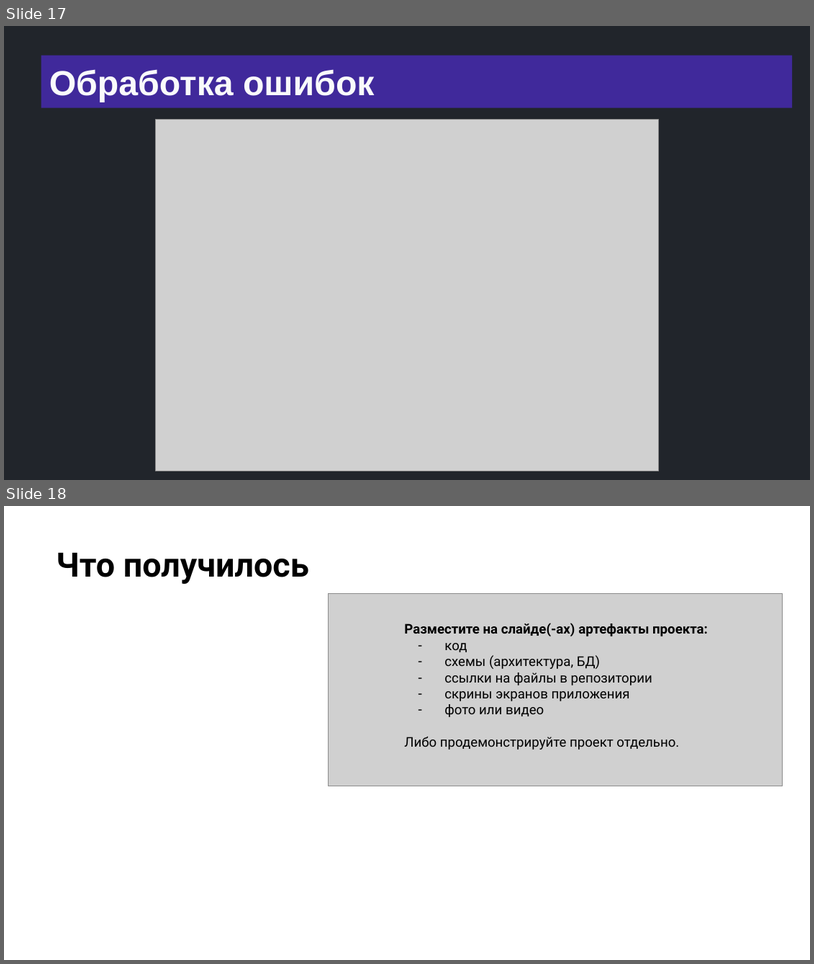
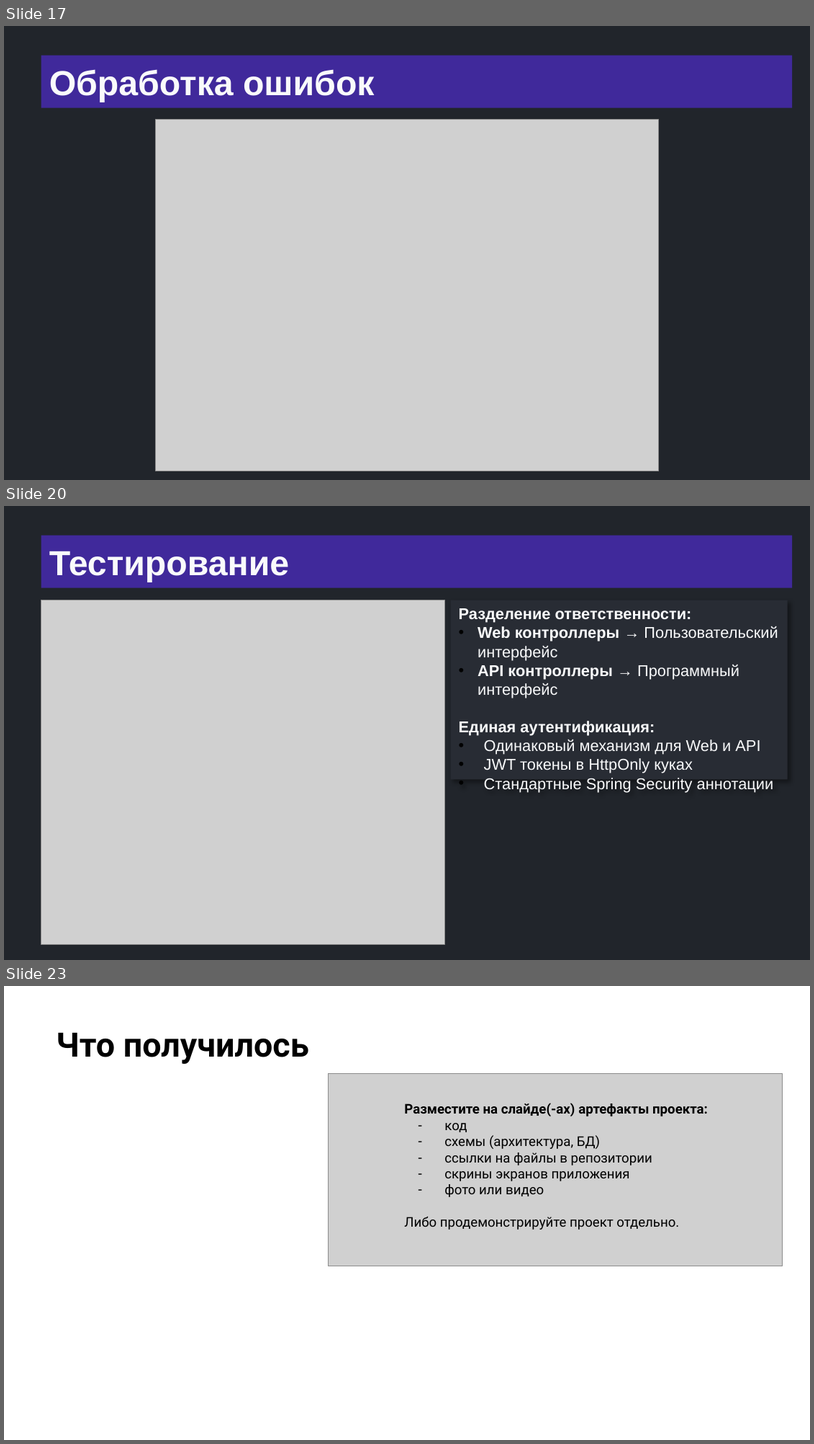
Before and after one commit to semusv/Bank_analyzer, a slide deck: bank_analyzer.pptx. Shown one above the other, each under a label of ours: slides 17 and 18 before the commit, slides 17, 20 and 23 after it; the slides between them are not shown. The pictures are 814x964 and 814x1444 pixels, drawn with LibreOffice and Linux fonts; fonts in the diff are those of the drawing; grey boxes stand for pictures; background and template pictures are left out. Boxes give left, top, right and bottom in pixels: in the first picture for what was removed or moved away, otherwise in the second. Text is boxed around its words. In the diff, an @@ line names an element or a change of style, - is before the commit and + after.

```diff
--- a/bank_analyzer.pptx
+++ b/bank_analyzer.pptx
@@ slide 20 added at box(4, 506, 810, 960), background #21252B @@
@@ title added at box(41, 535, 792, 587), fill #40299B, 31 pt, text #F9FAFB, bold @@
+Тестирование
@@ picture added at box(41, 600, 445, 944) @@
@@ rectangle added at box(450, 600, 788, 780), fill #282C34, 14 pt, text #F9FAFB @@
+Разделение ответственности:
+• Web контроллеры → Пользовательский интерфейс
+• API контроллеры → Программный интерфейс
+Единая аутентификация:
+• Одинаковый механизм для Web и API
+• JWT токены в HttpOnly куках
+• Стандартные Spring Security аннотации
@@ what was slide 18 is now slide 23 @@
```
Also in this commit, not shown: 7 slides changed, 4 other slides added, 15 other files.
